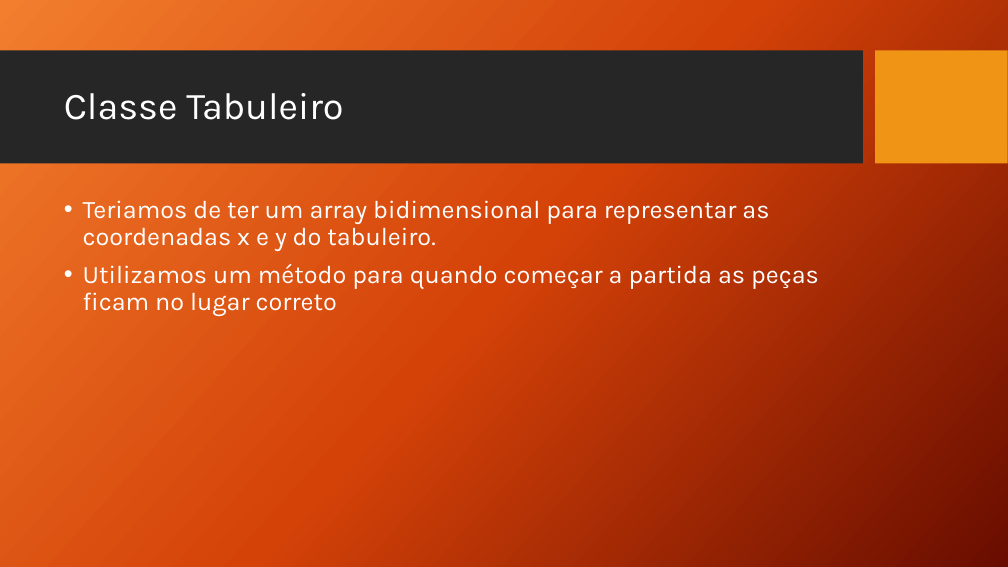
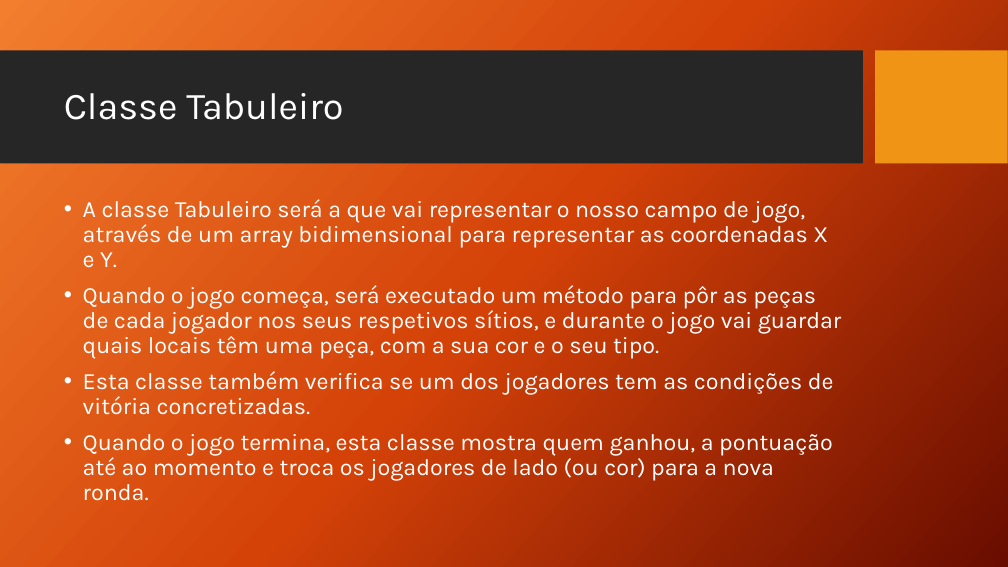
Before and after one commit to wolfmanPires/LDP, a slide deck: slide 5 of Damas.pptx (slide 7 before the commit). Drawn at 1008x567 pixels with LibreOffice and Linux fonts; fonts in the diff are those of the drawing; background and template pictures are left out. Boxes give left, top, right and bottom in pixels: in the first picture for what was removed or moved away, otherwise in the second. Text is boxed around its words. In the diff, an @@ line names an element or a change of style, - is before the commit and + after.

```diff
--- a/Damas.pptx
+++ b/Damas.pptx
@@ text at <box>83,199,842,501</box>: text changed; size 24 to 22.2 pt @@
-• Teriamos de ter um array bidimensional para representar as coordenadas x e y do tabuleiro.
-• Utilizamos um método para quando começar a partida as peças ficam no lugar correto
+• A classe Tabuleiro será a que vai representar o nosso campo de jogo, através de um array bidimensional para representar as coordenadas X e Y.
+• Quando o jogo começa, será executado um método para pôr as peças de cada jogador nos seus respetivos sítios, e durante o jogo vai guardar quais locais têm uma peça, com a sua cor e o seu tipo.
+• Esta classe também verifica se um dos jogadores tem as condições de vitória concretizadas.
+• Quando o jogo termina, esta classe mostra quem ganhou, a pontuação até ao momento e troca os jogadores de lado (ou cor) para a nova ronda.
```
Also in this commit, not shown: 2 other slides changed, 1 slide removed.
